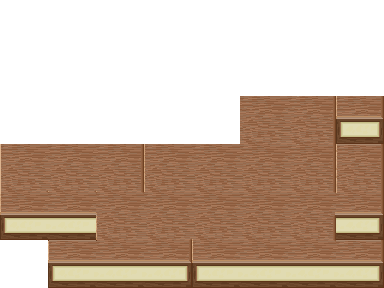
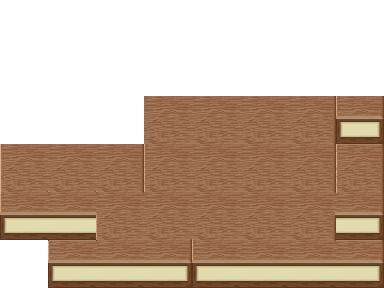
The second 384px x 288px image is a revision of the first. Changes to its layers:
pixels changed over [144, 96, 240, 144] (layer not identified)
